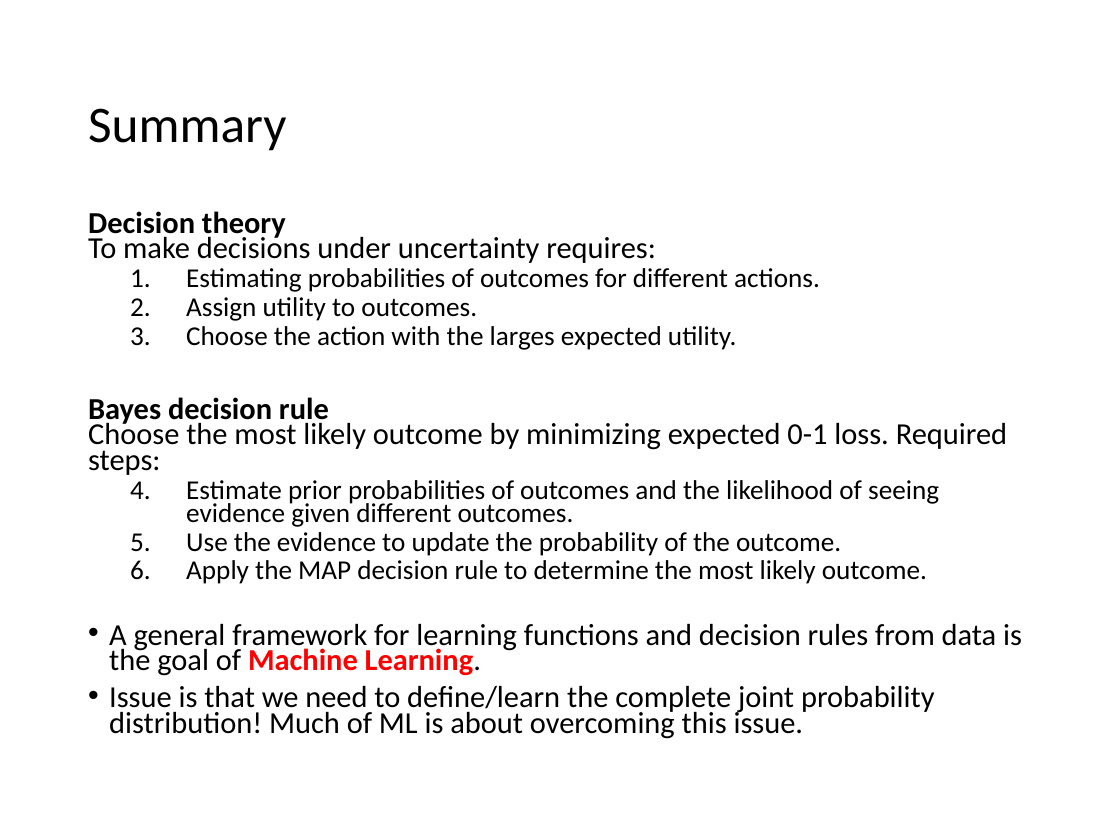
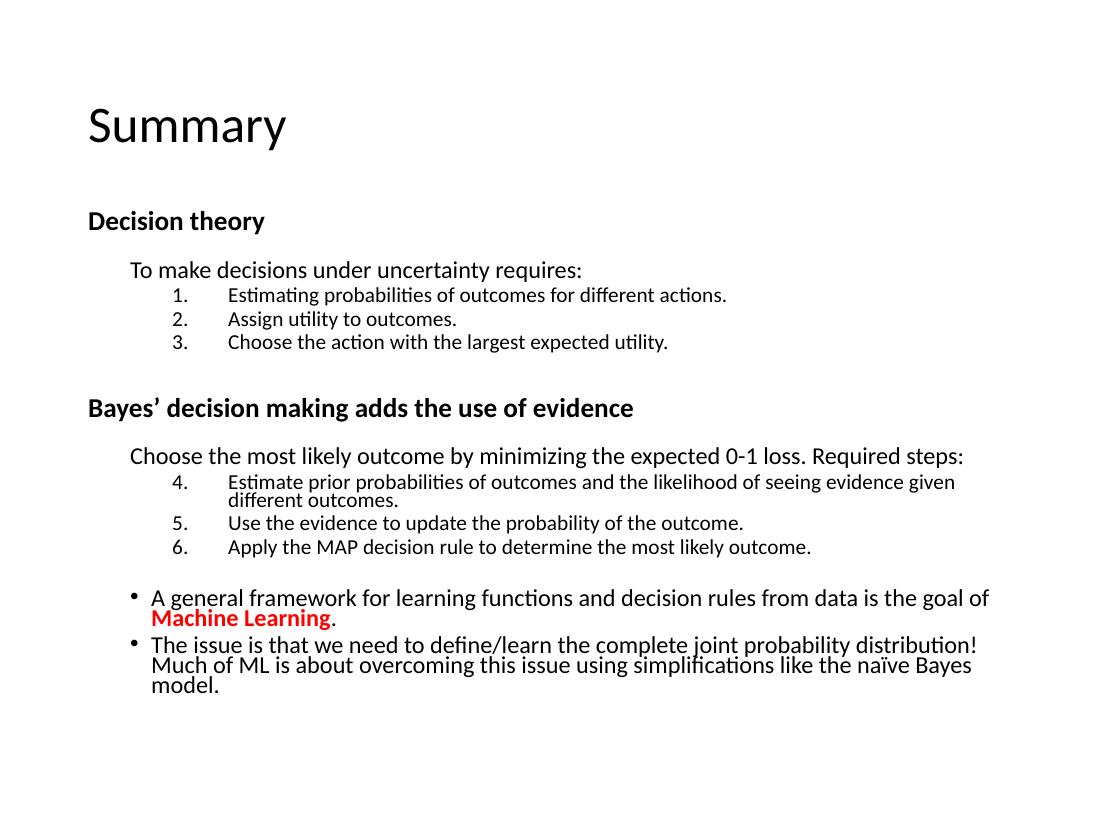
Before and after one commit to mhahsler/CS7320-AI, a slide deck: slide 28 of slides/12_uncertainty.pptx. Drawn at 1120x840 pixels with LibreOffice and Linux fonts; fonts in the diff are those of the drawing. Boxes give left, top, right and bottom in pixels: in the first picture for what was removed or moved away, otherwise in the second. Text is boxed around its words. In the diff, an @@ line names an element or a change of style, - is before the commit and + after.

```diff
--- a/slides/12_uncertainty.pptx
+++ b/slides/12_uncertainty.pptx
@@ text at <box>88,211,582,282</box>: text changed; size 19.6 to 15.6 pt @@
-Decision theory
-To make decisions under uncertainty requires:
+Decision theory
+  To make decisions under uncertainty requires:
@@ text at <box>151,287,989,630</box>: size 17.5 to 13.8 pt in "Estimating probabilities of outcomes for different actions.", "Assign utility to outcomes.", "Estimate prior probabilities of outcomes and the ...", "Use the evidence to update the probability ..." and 1 more places; size 19.6 to 15.6 pt in "A general framework for learning functions and ..."; list level 2 to 3 in "Estimating probabilities of outcomes for ..."; list level 2 to 3 in "Assign utility to outcomes."; list level 2 to 3 in "Estimate prior probabilities of outcomes ..."; list level 2 to 3 in "Use the evidence to update ..."; list level 2 to 3 in "Apply the MAP decision rule ..."; list level 1 to 2 in "A general framework for learning ..." @@
@@ text at <box>88,334,964,468</box>: text changed; size 19.6 to 15.6 pt @@
-  3. Choose the action with the larges expected utility.
-Bayes decision rule
-Choose the most likely outcome by minimizing expected 0-1 loss. Required steps:
+    3. Choose the action with the largest expected utility.
+Bayes’ decision making adds the use of evidence
+  Choose the most likely outcome by minimizing the expected 0-1 loss. Required steps:
@@ text at <box>151,636,978,693</box>: text changed; size 19.6 to 15.6 pt @@
-• Issue is that we need to define/learn the complete joint probability distribution! Much of ML is about overcoming this issue.
+  • The issue is that we need to define/learn the complete joint probability distribution! Much of ML is about overcoming this issue using simplifications like the naïve Bayes model.
```
Also in this commit, not shown: 3 other slides changed, 1 other file.
